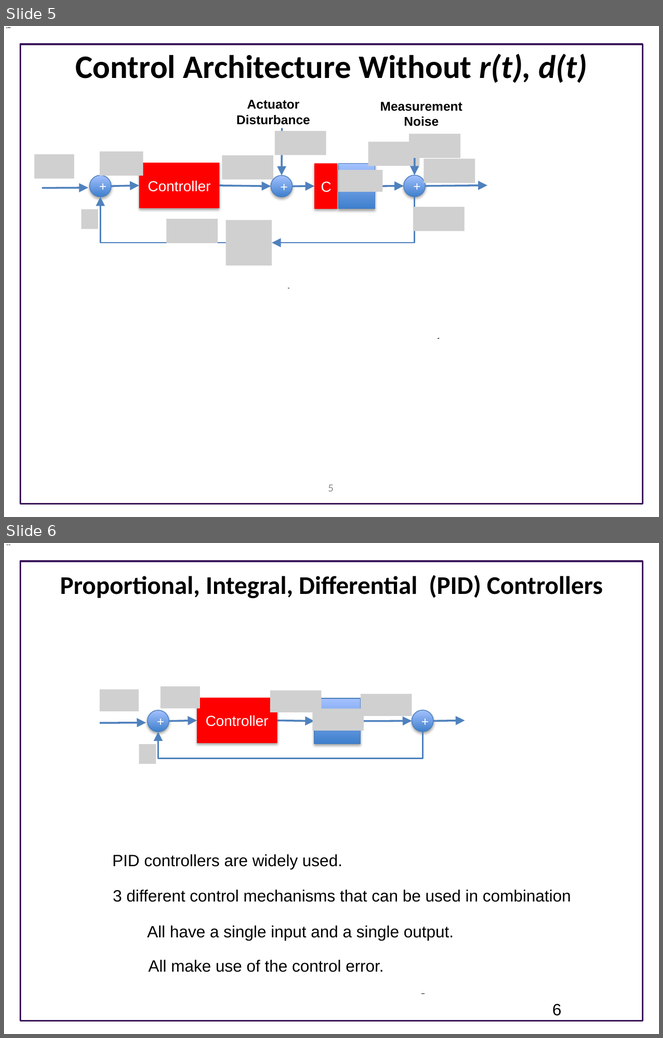
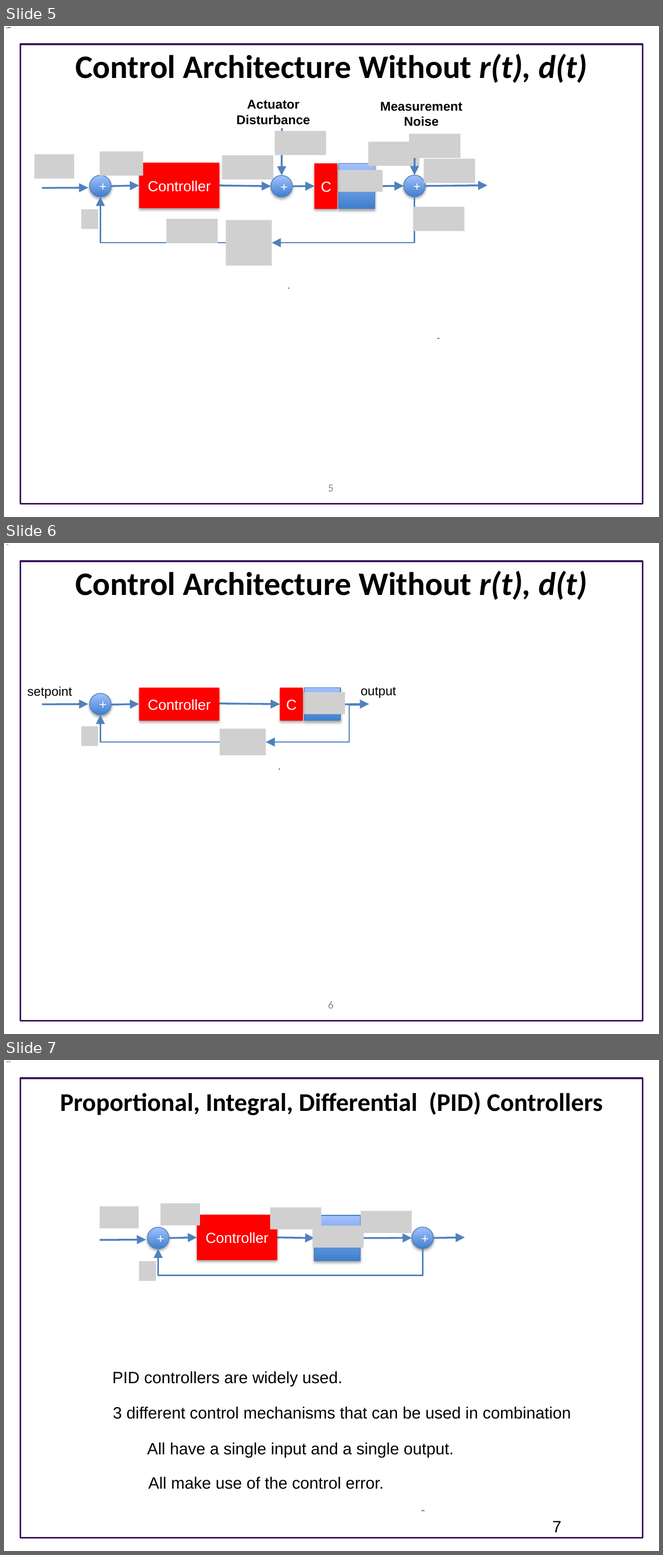
Before and after one commit to joseph-hellerstein/advanced-controls-lectures, a slide deck: lectures/lecture_02-elements-of-closed-loop-systems/elements_of_closed_loop_systems.pptx. Shown one above the other, each under a label of ours: slides 5 and 6 before the commit, slides 5, 6 and 7 after it. The pictures are 663x1038 and 663x1555 pixels, drawn with LibreOffice and Linux fonts; fonts in the diff are those of the drawing; grey boxes stand for pictures; background and template pictures are left out. Boxes give left, top, right and bottom in pixels: in the first picture for what was removed or moved away, otherwise in the second. Text is boxed around its words. In the diff, an @@ line names an element or a change of style, - is before the commit and + after.

```diff
--- a/lectures/lecture_02-elements-of-closed-loop-systems/elements_of_closed_loop_systems.pptx
+++ b/lectures/lecture_02-elements-of-closed-loop-systems/elements_of_closed_loop_systems.pptx
@@ slide 6 added at [4,543,659,1034], background #FFFFFF; not listed: 1 template element that a slide beside it also shows @@
@@ title added at [75,571,587,600], 36 pt, text #000000, bold @@
+Control Architecture Without r(t), d(t)
@@ text added at [27,687,72,698], 14 pt, text #000000 @@
+setpoint
@@ ellipse added at [90,694,112,715], fill gradient #3F80CE to #A4C4FF, outline #4B7EBC 0.75 pt, 14 pt, text #FFFFFF @@
++
@@ rectangle added at [139,688,220,720], fill #FF0000, 16 pt, text #FFFFFF @@
+Controller
@@ rectangle added at [280,688,303,720], fill #FF0000, 16 pt, text #FFFFFF @@
+C
@@ picture added at [294,692,345,715] @@
@@ rectangle added at [304,688,340,720], fill gradient #3F80CE to #A4C4FF, outline #4B7EBC 0.75 pt @@
@@ text added at [361,687,396,698], 14 pt, text #000000 @@
+output
@@ arrow added from (42, 704) to (89, 704), #4F81BD 2 pt @@
@@ arrow added from (112, 705) to (139, 704), #4F81BD 2 pt @@
@@ arrow added from (220, 704) to (280, 704), #4F81BD 2 pt @@
@@ elbow arrow added from (363, 705) to (266, 742), #4F81BD 1.5 pt @@
@@ arrow added from (340, 704) to (369, 704), #4F81BD 2 pt @@
@@ picture added at [81,727,98,746] @@
@@ elbow arrow added from (220, 742) to (100, 715), #4F81BD 1.5 pt @@
@@ picture added at [220,729,266,756] @@
@@ page number added at [328,1002,334,1009], 12 pt, text #898989 @@
+6
@@ what was slide 6 is now slide 7 @@
@@ page number at [553,1521,562,1533]: text changed @@
-6
+7
```
Also in this commit, not shown: 4 other files.
